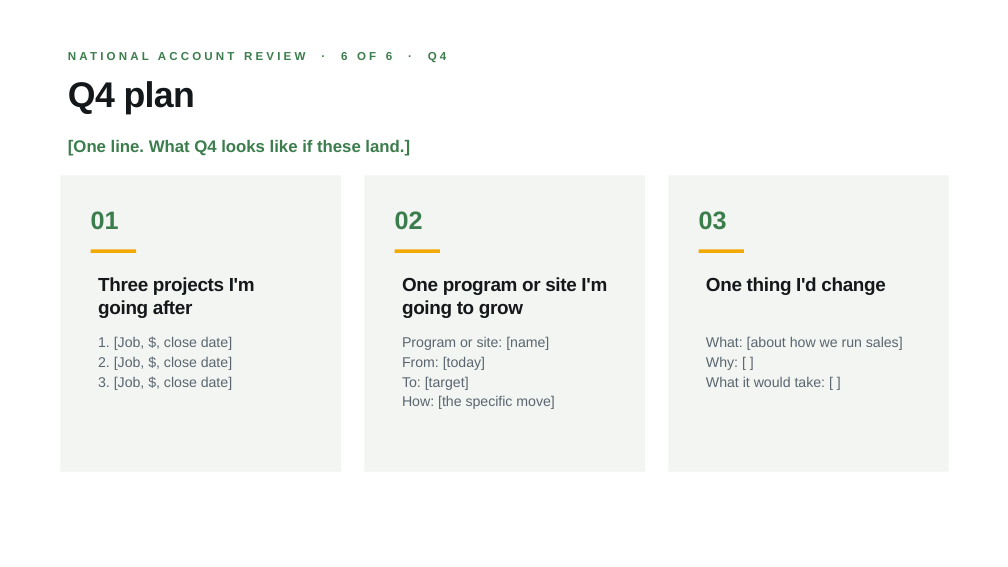
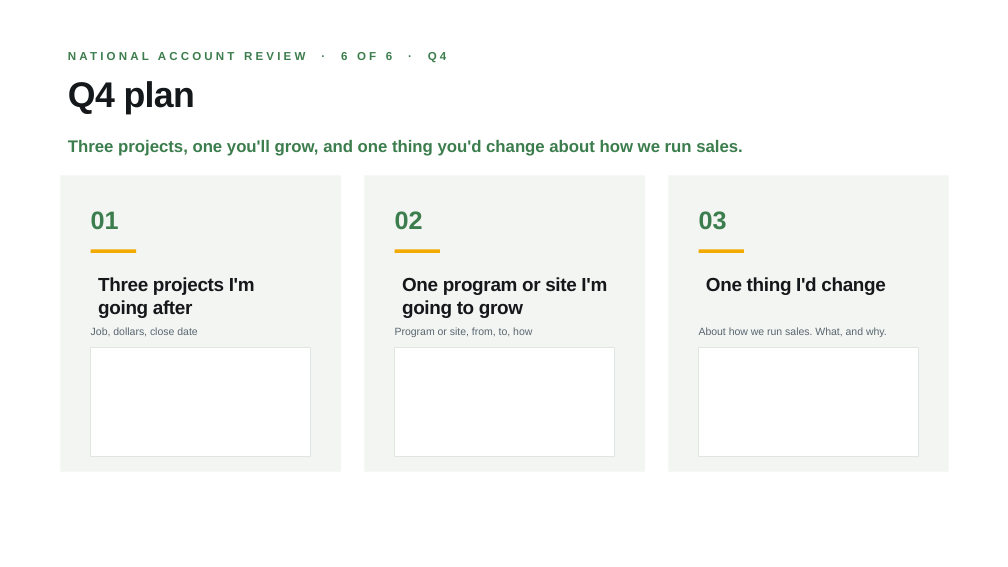
Before and after one commit to guralsnj/git_test, a slide deck: slide 7 of decks/territory-review/National Account Presentation - Walmart (Chad).pptx. Drawn at 1008x567 pixels with LibreOffice and Linux fonts; fonts in the diff are those of the drawing; background and template pictures are left out. Boxes give left, top, right and bottom in pixels: in the first picture for what was removed or moved away, otherwise in the second. Text is boxed around its words. In the diff, an @@ line names an element or a change of style, - is before the commit and + after.

```diff
--- a/decks/territory-review/National Account Presentation - Walmart (Chad).pptx
+++ b/decks/territory-review/National Account Presentation - Walmart (Chad).pptx
@@ text at <box>68,140,743,156</box>: text changed @@
-[One line. What Q4 looks like if these land.]
+Three projects, one you'll grow, and one thing you'd change about how we run sales.
@@ text added at <box>91,327,197,336</box>, 10 pt, text #5B6670 @@
+Job, dollars, close date
@@ text at <box>395,327,532,337</box>: text changed; size 13.5 to 10 pt @@
-Program or site: [name]
-From: [today]
-To: [target]
-How: [the specific move]
+Program or site, from, to, how
@@ text added at <box>699,327,887,337</box>, 10 pt, text #5B6670 @@
+About how we run sales. What, and why.
@@ rectangle added at <box>91,348,311,457</box>, fill #FFFFFF, outline #E2E6E3 0.75 pt @@
@@ text removed at <box>98,336,232,390</box> @@
-1. [Job, $, close date]
-2. [Job, $, close date]
-3. [Job, $, close date]
@@ rectangle added at <box>395,348,615,457</box>, fill #FFFFFF, outline #E2E6E3 0.75 pt @@
@@ rectangle added at <box>699,348,919,457</box>, fill #FFFFFF, outline #E2E6E3 0.75 pt @@
@@ text removed at <box>706,336,903,387</box> @@
-What: [about how we run sales]
-Why: [ ]
-What it would take: [ ]
```
Also in this commit, not shown: 5 other slides changed, 3 other files.
